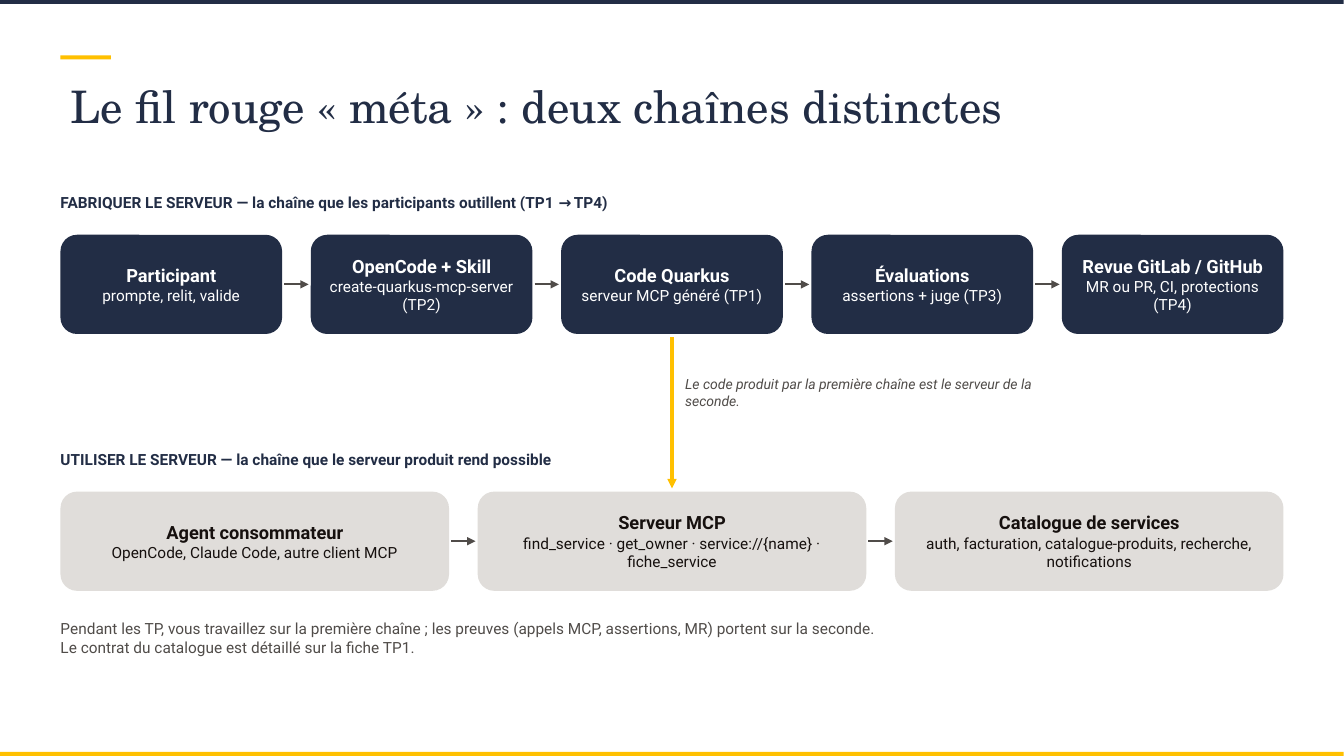
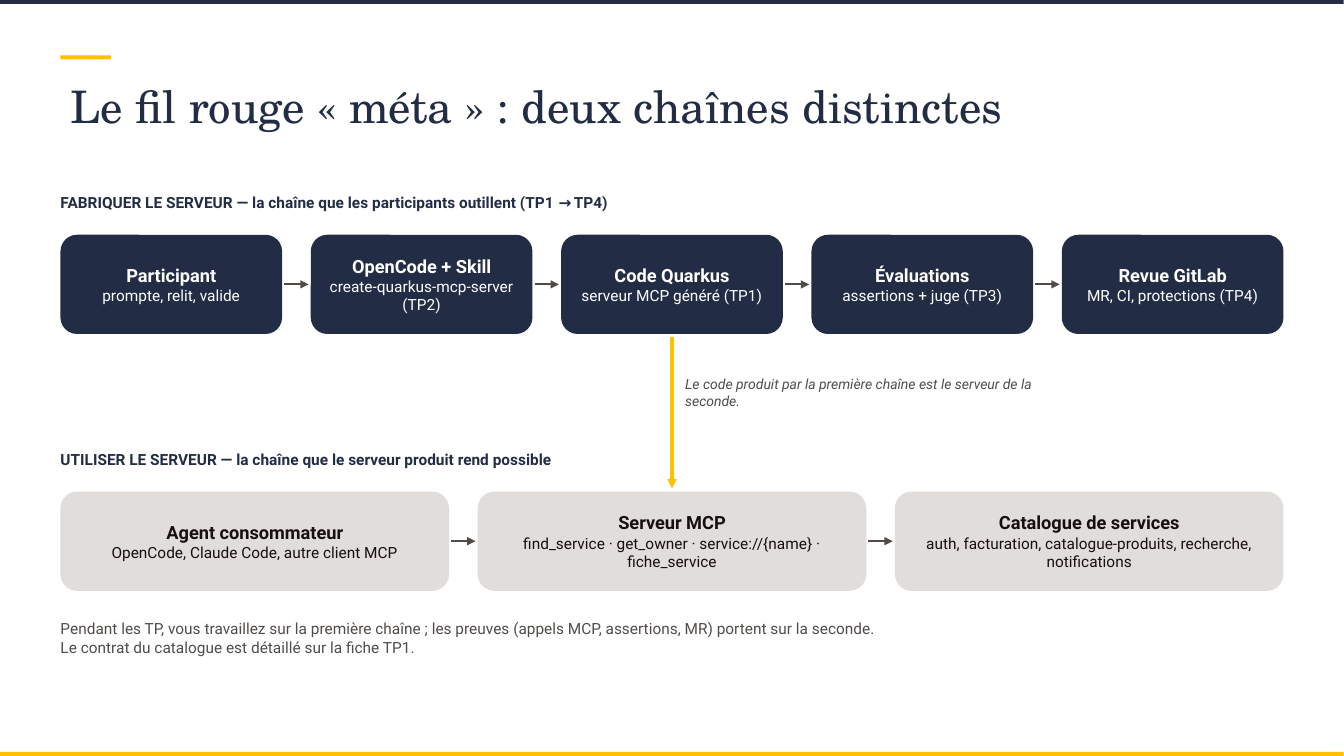
Before and after one commit to SCIAM-FR/formation-ia, a slide deck: slide 37 of slides/Support_formation_SCIAM.pptx. Drawn at 1344x756 pixels with LibreOffice and Linux fonts; fonts in the diff are those of the drawing; background and template pictures are left out. Boxes give left, top, right and bottom in pixels: in the first picture for what was removed or moved away, otherwise in the second. Text is boxed around its words. In the diff, an @@ line names an element or a change of style, - is before the commit and + after.

```diff
--- a/slides/Support_formation_SCIAM.pptx
+++ b/slides/Support_formation_SCIAM.pptx
@@ text in rounded rectangle at box(1087, 268, 1258, 305): text changed @@
-Revue GitLab / GitHub
-MR ou PR, CI, protections (TP4)
+Revue GitLab
+MR, CI, protections (TP4)
```
Also in this commit, not shown: 10 other slides changed, 6 slides added, 4 slides removed, 18 other files.
